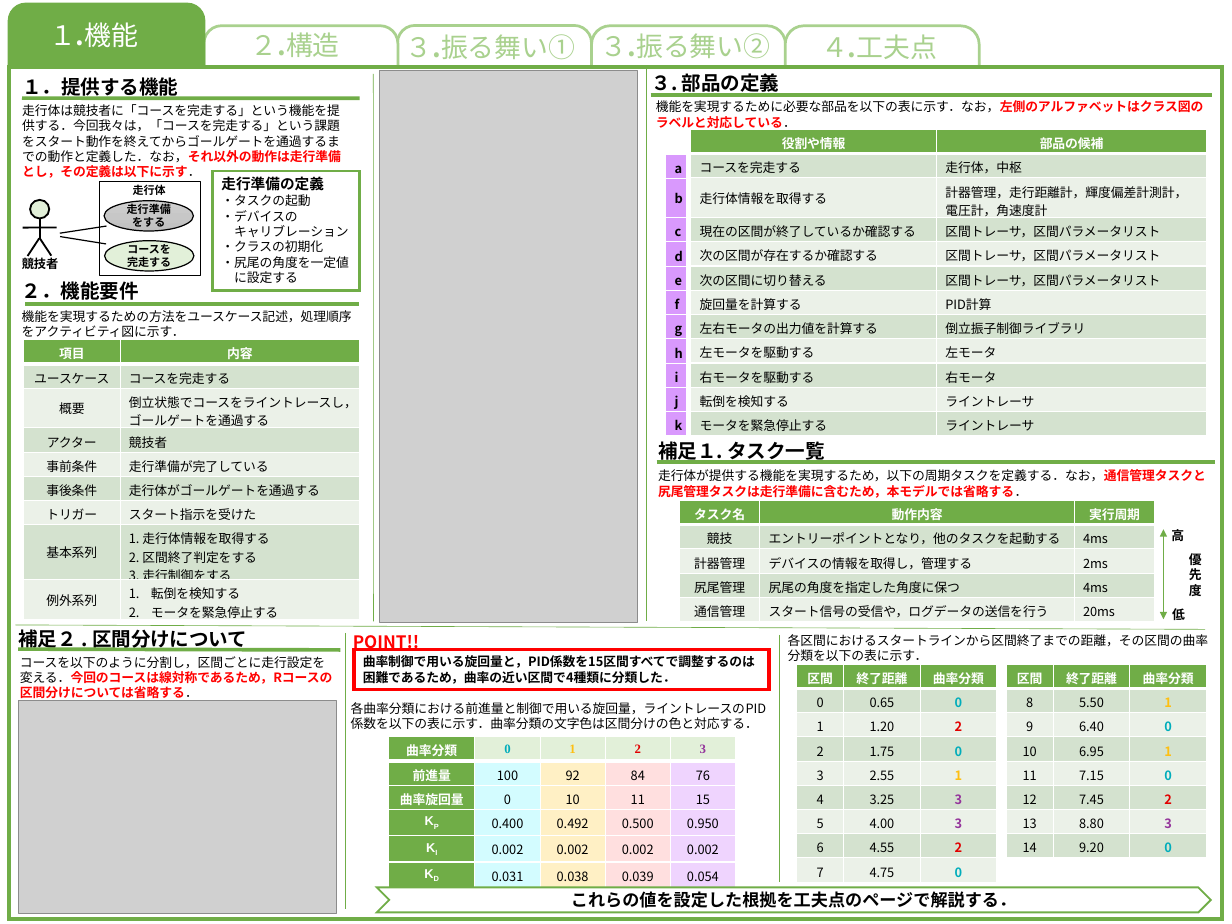
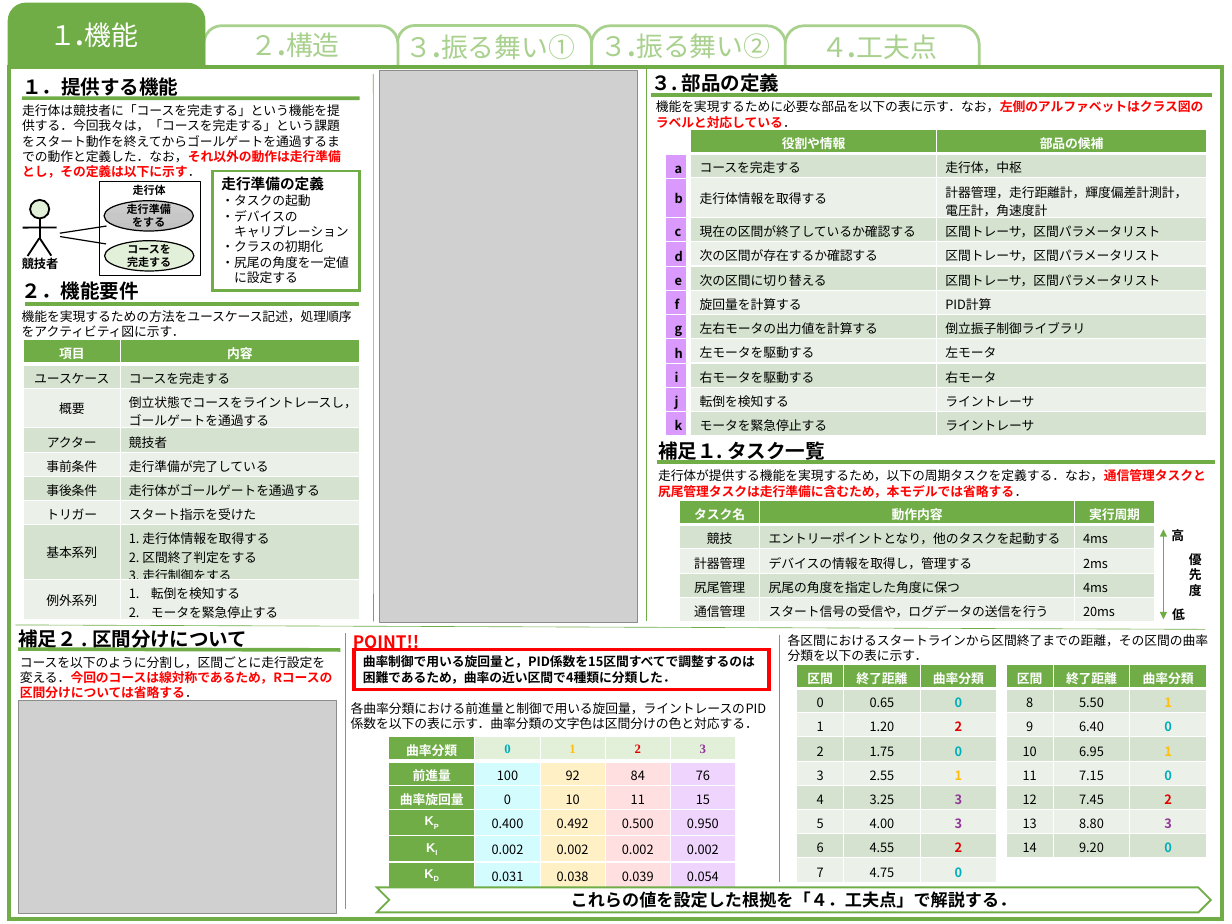
Before and after one commit to akita-lab-2019/model, a slide deck: slide 1 of 完成モデル/機能モデル.pptx. Drawn at 1232x924 pixels with LibreOffice and Linux fonts; fonts in the diff are those of the drawing; grey boxes stand for pictures. Boxes give left, top, right and bottom in pixels: in the first picture for what was removed or moved away, otherwise in the second. Text is boxed around its words. In the diff, an @@ line names an element or a change of style, - is before the commit and + after.

Commit message:
update: 機能モデル

```diff
--- a/完成モデル/機能モデル.pptx
+++ b/完成モデル/機能モデル.pptx
@@ text in chevron at box(571, 891, 1017, 912): text changed @@
-これらの値を設定した根拠を工夫点のページで解説する．
+これらの値を設定した根拠を「４．工夫点」で解説する．
```
